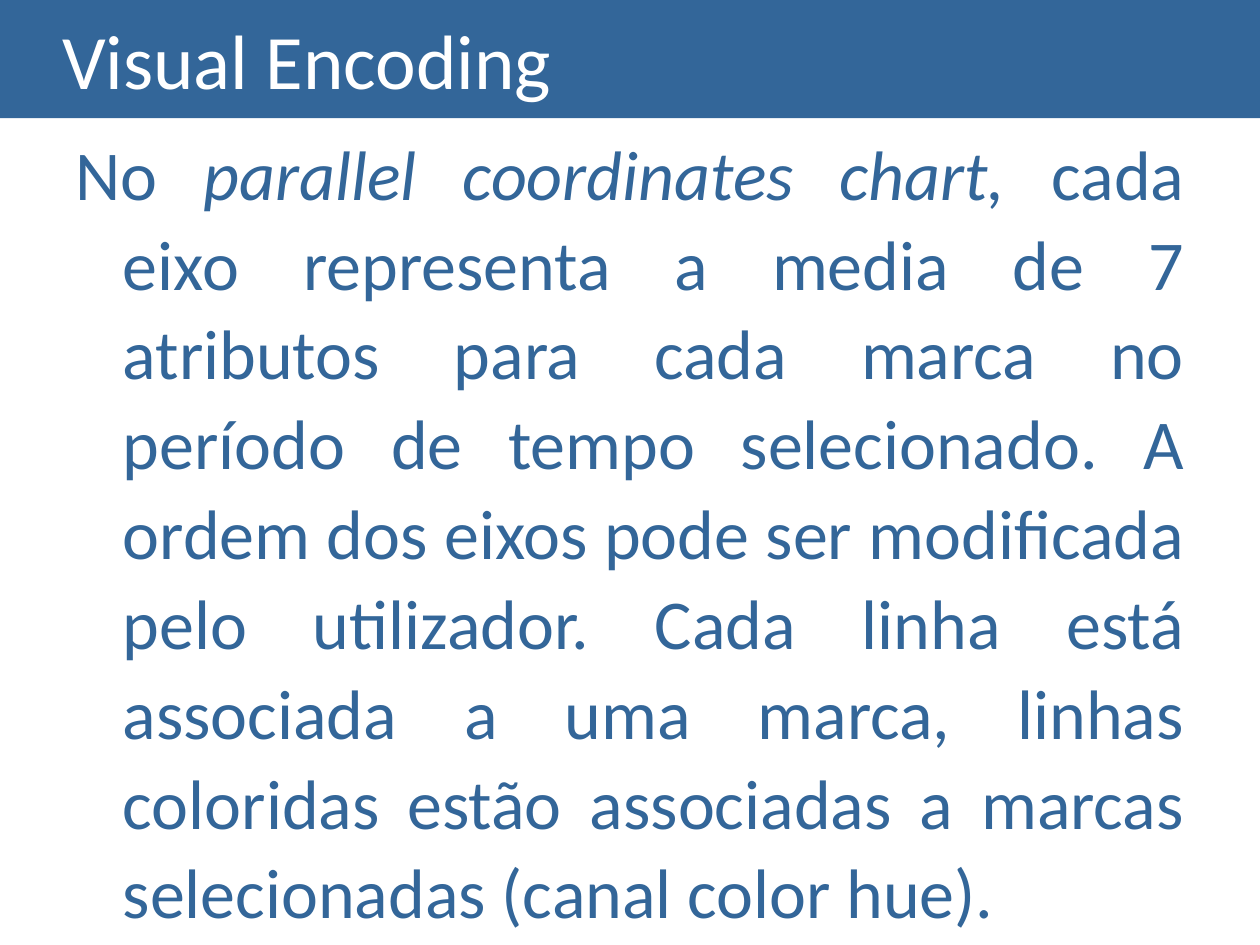
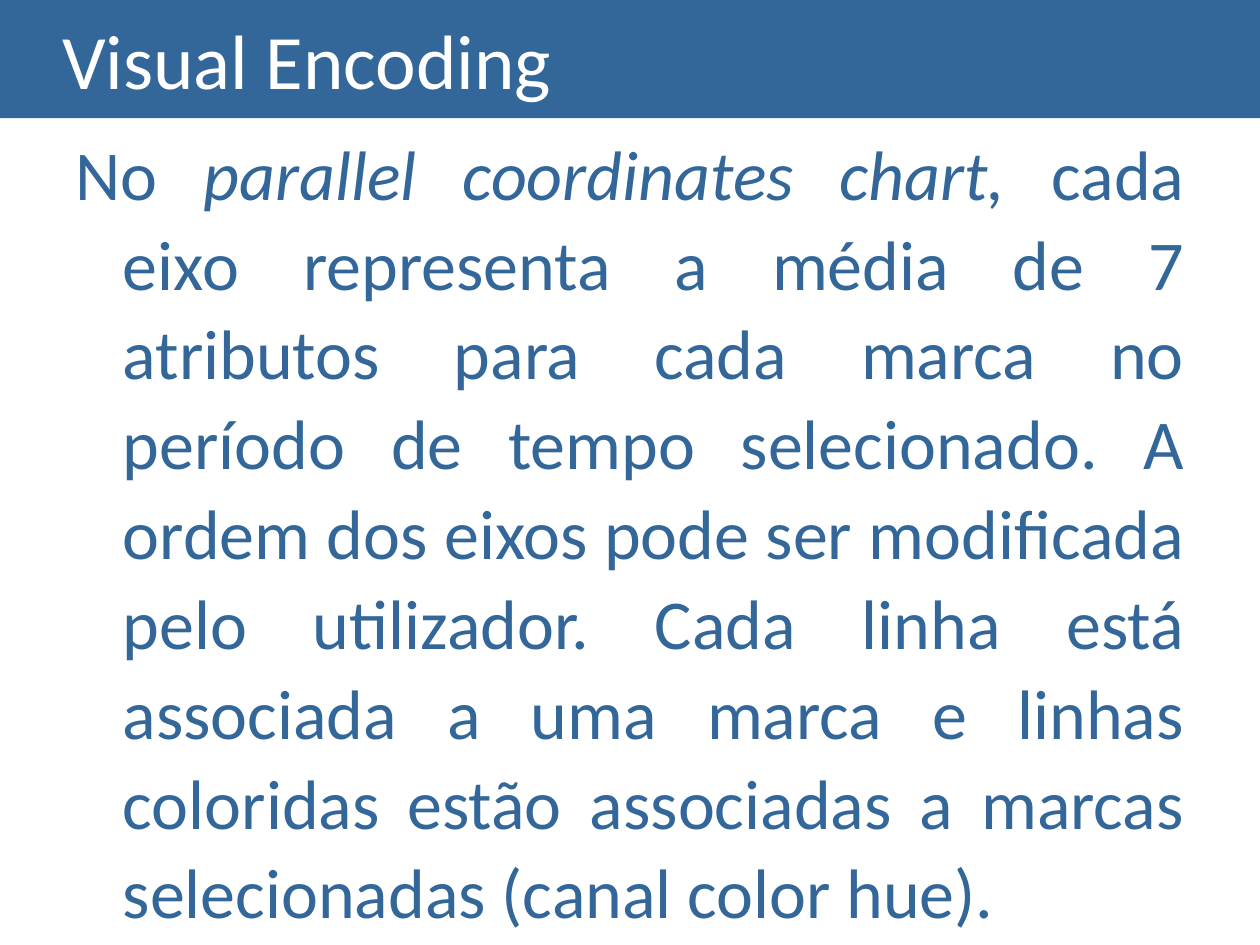
Before and after one commit to isabelSoares/IV-2021, a slide deck: slide 6 of Checkpoints Outline/Checkpoint 3/Checkpoint 3 - G16.pptx. Drawn at 1260x945 pixels with LibreOffice and Linux fonts; fonts in the diff are those of the drawing. Boxes give left, top, right and bottom in pixels: in the first picture for what was removed or moved away, otherwise in the second. Text is boxed around its words. In the diff, an @@ line names an element or a change of style, - is before the commit and + after.

```diff
--- a/Checkpoints Outline/Checkpoint 3/Checkpoint 3 - G16.pptx
+++ b/Checkpoints Outline/Checkpoint 3/Checkpoint 3 - G16.pptx
@@ text at [76, 151, 1185, 830]: text changed @@
-No parallel coordinates chart, cada eixo representa a media de 7 atributos para cada marca no período de tempo selecionado. A ordem dos eixos pode ser modificada pelo utilizador. Cada linha está associada a uma marca, linhas coloridas estão associadas a marcas selecionadas (canal color hue).
+No parallel coordinates chart, cada eixo representa a média de 7 atributos para cada marca no período de tempo selecionado. A ordem dos eixos pode ser modificada pelo utilizador. Cada linha está associada a uma marca e linhas coloridas estão associadas a marcas selecionadas (canal color hue).
```
Also in this commit, not shown: 3 other slides changed, 1 other file.
